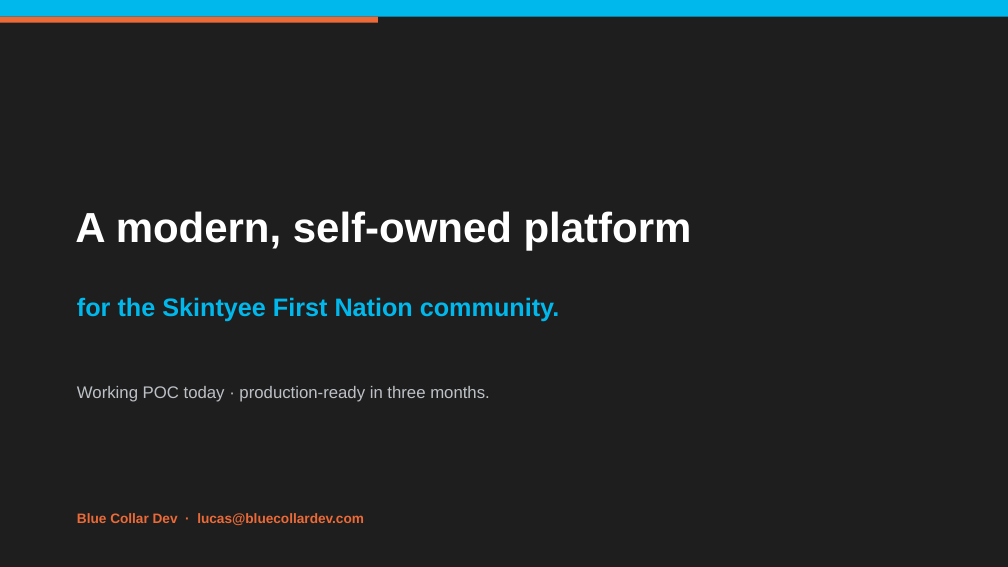
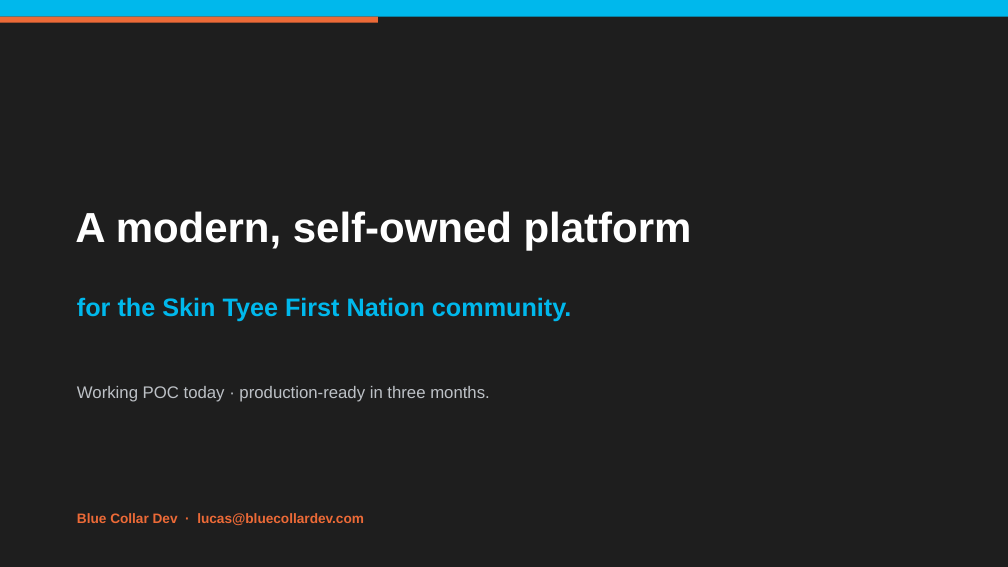
Before and after one commit to skintyeenation/webfront, a slide deck: slide 9 of docs/Skintyee-App-Proposal.pptx. Drawn at 1008x567 pixels with LibreOffice and Linux fonts; fonts in the diff are those of the drawing. Boxes give left, top, right and bottom in pixels: in the first picture for what was removed or moved away, otherwise in the second. Text is boxed around its words. In the diff, an @@ line names an element or a change of style, - is before the commit and + after.

```diff
--- a/docs/Skintyee-App-Proposal.pptx
+++ b/docs/Skintyee-App-Proposal.pptx
@@ text at <box>77,297,571,321</box>: text changed @@
-for the Skintyee First Nation community.
+for the Skin Tyee First Nation community.
```
Also in this commit, not shown: 3 other slides changed, 10 other files.
